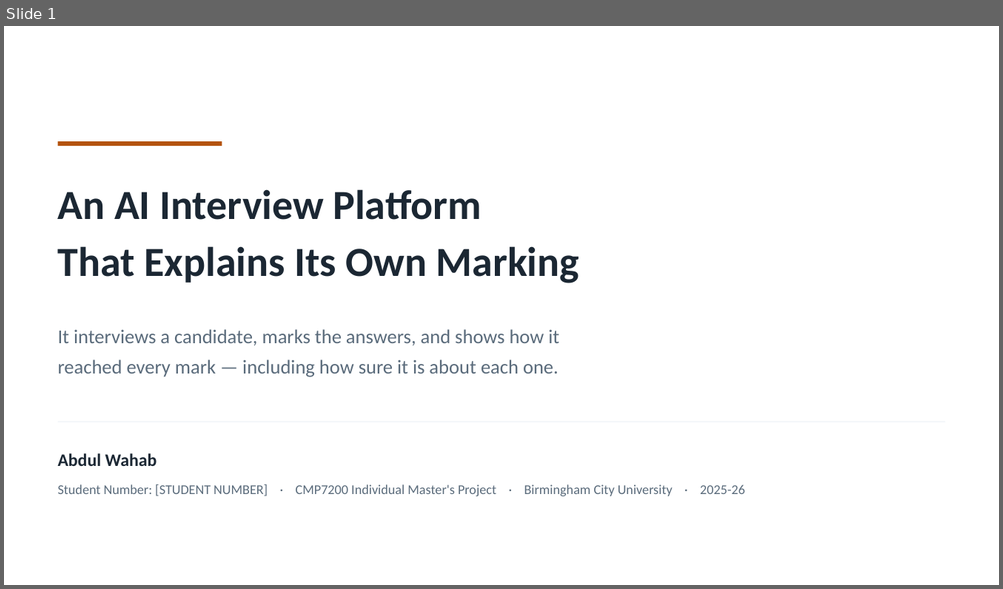
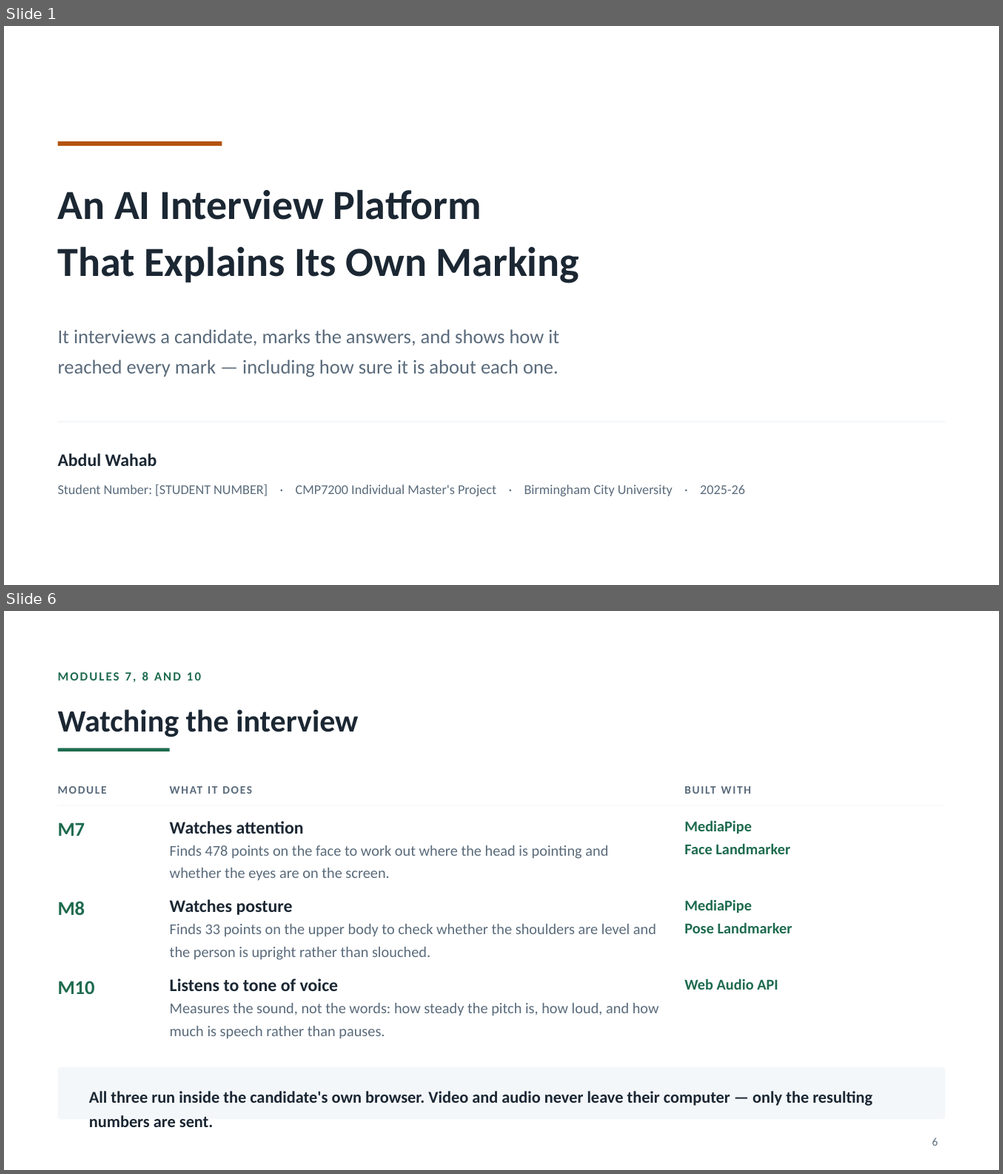
Before and after one commit to syedali254/interview_platform, a slide deck: submission/CMP7200_Viva_Presentation.pptx. Shown one above the other, each under a label of ours: slide 1 before the commit, slides 1 and 6 after it; the slides between them are not shown. The pictures are 1003x589 and 1003x1174 pixels, drawn with LibreOffice and Linux fonts; fonts in the diff are those of the drawing. Boxes give left, top, right and bottom in pixels: in the first picture for what was removed or moved away, otherwise in the second. Text is boxed around its words. In the diff, an @@ line names an element or a change of style, - is before the commit and + after.

```diff
--- a/submission/CMP7200_Viva_Presentation.pptx
+++ b/submission/CMP7200_Viva_Presentation.pptx
@@ slide 6 added at <box>4,611,999,1170</box>, background #FFFFFF @@
@@ text added at <box>58,672,201,682</box>, 12 pt, text #1E6B4F, bold @@
+MODULES 7, 8 AND 10
@@ text added at <box>58,709,358,737</box>, 30 pt, text #1B2733, bold @@
+Watching the interview
@@ rectangle added at <box>58,749,170,752</box>, fill #1E6B4F @@
@@ text added at <box>58,786,107,794</box>, 11 pt, text #5A6B7B, bold @@
+MODULE
@@ text added at <box>170,780,543,799</box>, 11 pt, text #5A6B7B, bold @@
+WHAT IT DOES
@@ text added at <box>685,780,938,799</box>, 11 pt, text #5A6B7B, bold @@
+BUILT WITH
@@ rectangle added at <box>58,805,945,806</box>, fill #F4F7FA @@
@@ text added at <box>58,823,85,836</box>, 19 pt, text #1E6B4F, bold @@
+M7
@@ text added at <box>170,821,304,834</box>, 17 pt, text #1B2733, bold @@
+Watches attention
@@ text added at <box>684,820,790,854</box>, 14.5 pt, text #1E6B4F, bold @@
+MediaPipe
+Face Landmarker
@@ text added at <box>170,846,608,881</box>, 14.5 pt, text #5A6B7B @@
+Finds 478 points on the face to work out where the head is pointing and whether the eyes are on the screen.
@@ text added at <box>58,901,85,916</box>, 19 pt, text #1E6B4F, bold @@
+M8
@@ text added at <box>170,900,293,915</box>, 17 pt, text #1B2733, bold @@
+Watches posture
@@ text added at <box>684,900,792,934</box>, 14.5 pt, text #1E6B4F, bold @@
+MediaPipe
+Pose Landmarker
@@ text added at <box>170,924,656,960</box>, 14.5 pt, text #5A6B7B @@
+Finds 33 points on the upper body to check whether the shoulders are level and the person is upright rather than slouched.
@@ text added at <box>58,981,95,994</box>, 19 pt, text #1E6B4F, bold @@
+M10
@@ text added at <box>170,979,338,991</box>, 17 pt, text #1B2733, bold @@
+Listens to tone of voice
@@ text added at <box>684,979,778,990</box>, 14.5 pt, text #1E6B4F, bold @@
+Web Audio API
@@ text added at <box>170,1003,659,1039</box>, 14.5 pt, text #5A6B7B @@
+Measures the sound, not the words: how steady the pitch is, how loud, and how much is speech rather than pauses.
@@ rounded rectangle added at <box>58,1068,945,1120</box>, fill #F4F7FA @@
@@ text added at <box>89,1091,872,1128</box>, 16 pt, text #1B2733, bold @@
+All three run inside the candidate's own browser. Video and audio never leave their computer — only the resulting numbers are sent.
@@ text added at <box>932,1138,938,1146</box>, 11 pt, text #5A6B7B @@
+6
```
Also in this commit, not shown: 5 slides changed, 3 other slides added, 4 slides removed, 1 other file.
